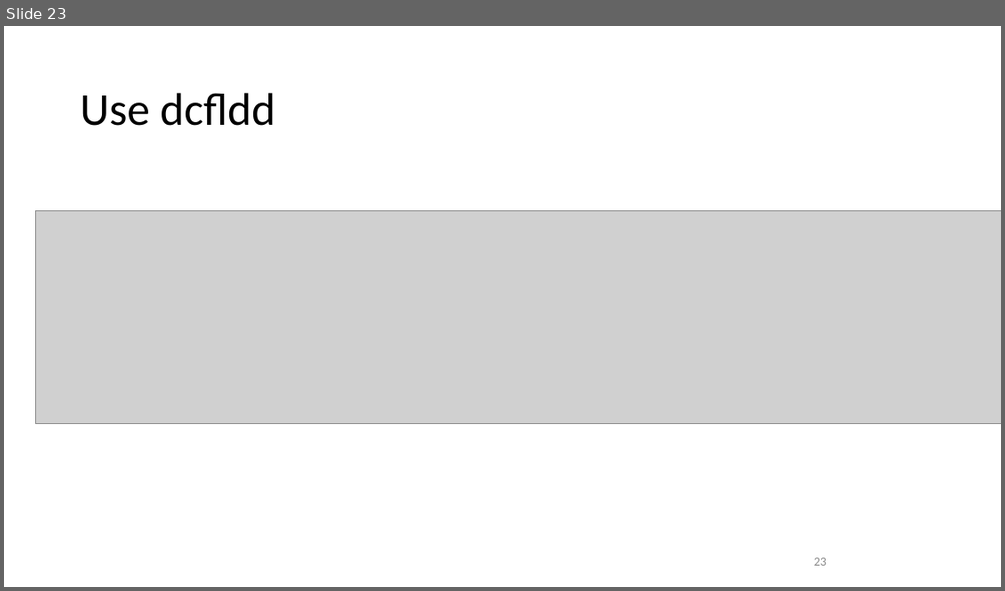
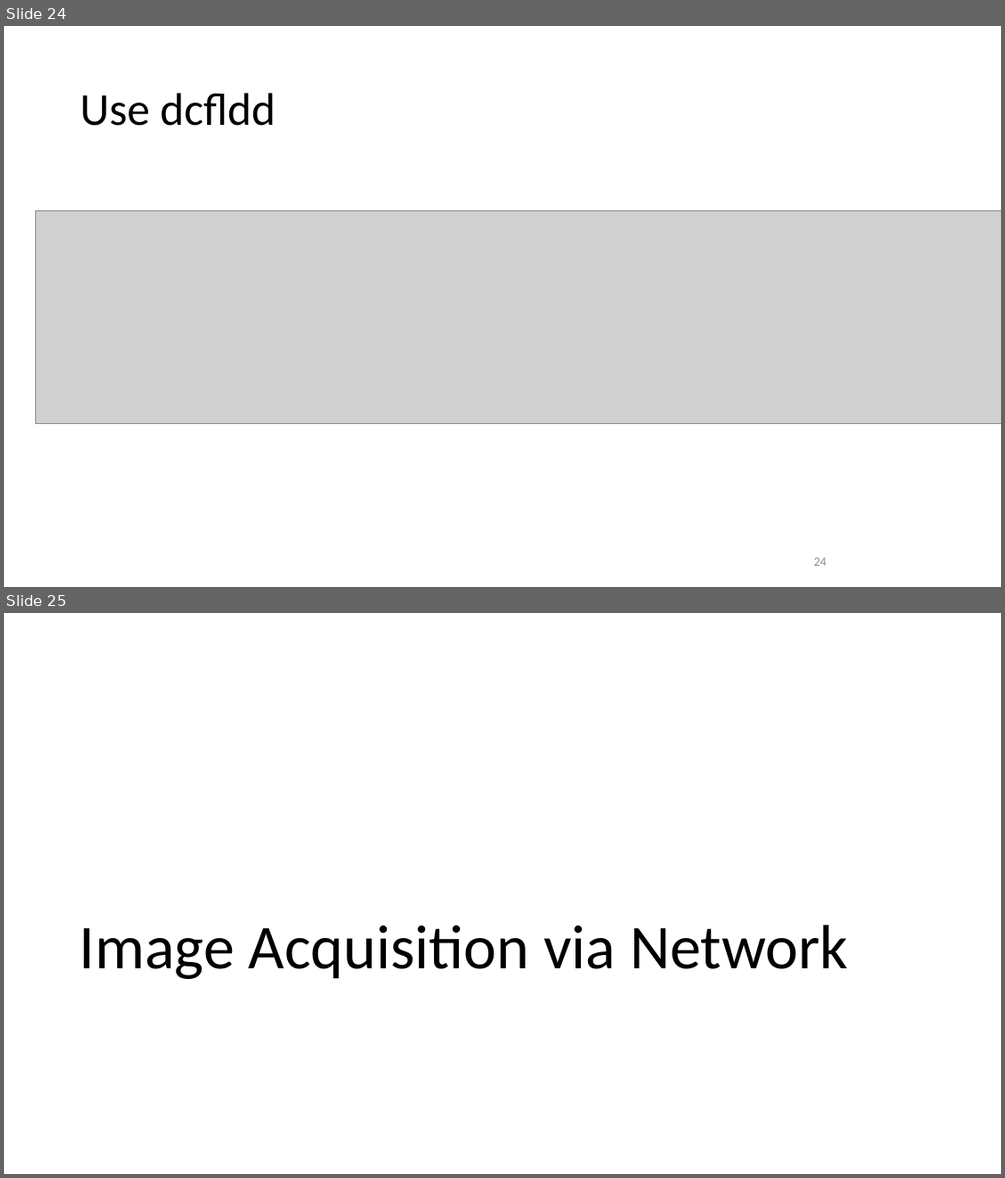
Before and after one commit to frankwxu/digital-forensics-lab, a slide deck: Basic_Computer_Skills_for_Forensics/7_USB_Image_Acquisition.pptx. Shown one above the other, each under a label of ours: slide 23 before the commit, slides 24 and 25 after it. The pictures are 1005x591 and 1005x1178 pixels, drawn with LibreOffice and Linux fonts; fonts in the diff are those of the drawing; grey boxes stand for pictures; background and template pictures are left out. Boxes give left, top, right and bottom in pixels: in the first picture for what was removed or moved away, otherwise in the second. Text is boxed around its words. In the diff, an @@ line names an element or a change of style, - is before the commit and + after.

```diff
--- a/Basic_Computer_Skills_for_Forensics/7_USB_Image_Acquisition.pptx
+++ b/Basic_Computer_Skills_for_Forensics/7_USB_Image_Acquisition.pptx
@@ slide 25 added at box(4, 613, 1001, 1174), background #FFFFFF @@
@@ title added at box(80, 925, 848, 979), 60 pt, text #000000 @@
+Image Acquisition via Network
@@ what was slide 23 is now slide 24 @@
@@ page number at box(814, 557, 826, 565): text changed @@
-23
+24
```
Also in this commit, not shown: 5 other slides added.
